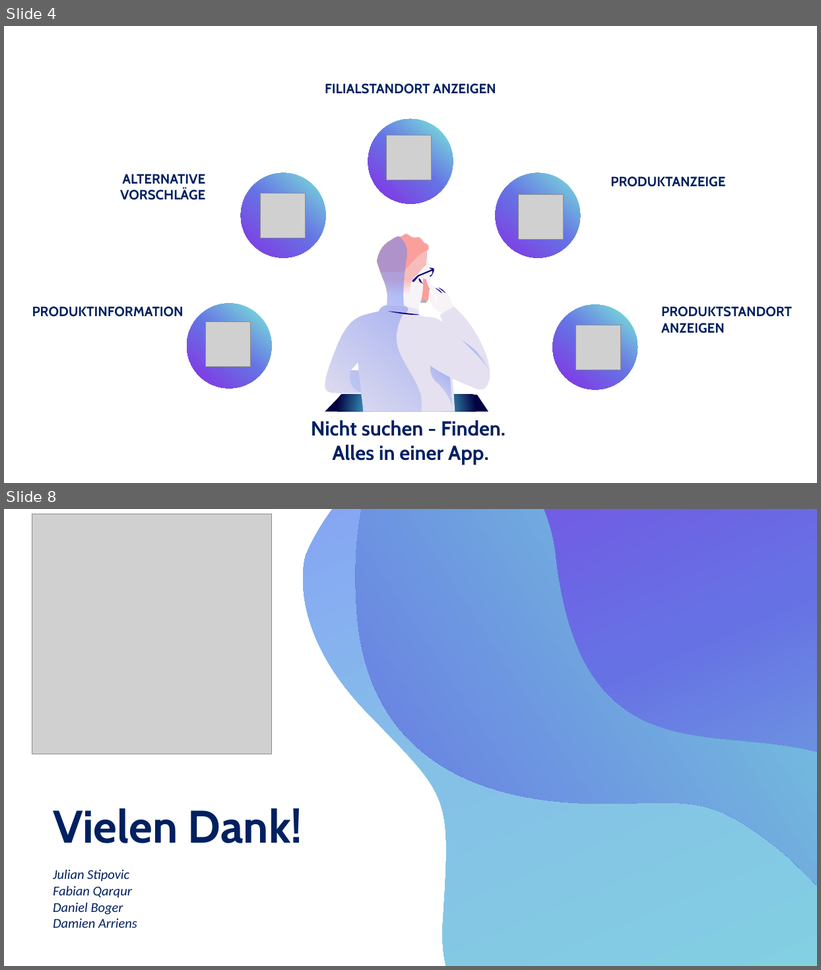
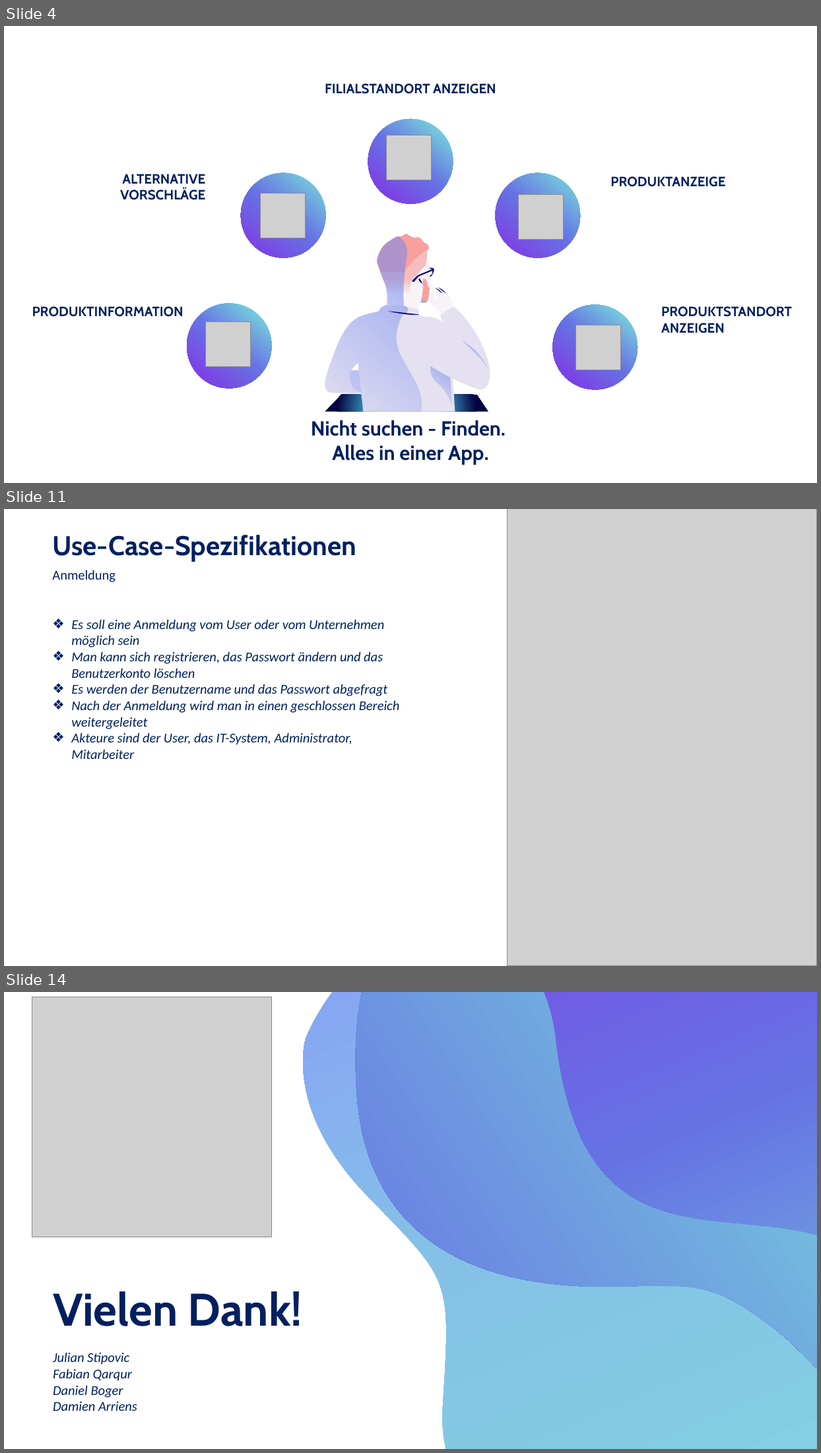
Before and after one commit to DaM1eN02/product-navigator-back-end, a slide deck: Fallstudie/Zwischenpräsentation.pptx. Shown one above the other, each under a label of ours: slides 4 and 8 before the commit, slides 4, 11 and 14 after it; the slides between them are not shown. The pictures are 821x970 and 821x1453 pixels, drawn with LibreOffice and Linux fonts; fonts in the diff are those of the drawing; grey boxes stand for pictures. Boxes give left, top, right and bottom in pixels: in the first picture for what was removed or moved away, otherwise in the second. Text is boxed around its words. In the diff, an @@ line names an element or a change of style, - is before the commit and + after.

```diff
--- a/Fallstudie/Zwischenpräsentation.pptx
+++ b/Fallstudie/Zwischenpräsentation.pptx
@@ slide 11 added at <box>4,509,817,966</box>, background #FFFFFF @@
@@ picture added at <box>507,509,817,966</box> @@
@@ text added at <box>52,535,356,562</box>, 32 pt, text #002060, bold @@
+Use-Case-Spezifikationen
@@ text added at <box>52,570,116,582</box>, 16 pt, text #002060 @@
+Anmeldung
@@ text added at <box>71,619,399,759</box>, 16 pt, text #002060, italic @@
+❖ Es soll eine Anmeldung vom User oder vom Unternehmen möglich sein
+❖ Man kann sich registrieren, das Passwort ändern und das Benutzerkonto löschen
+❖ Es werden der Benutzername und das Passwort abgefragt
+❖ Nach der Anmeldung wird man in einen geschlossen Bereich weitergeleitet
+❖ Akteure sind der User, das IT-System, Administrator, Mitarbeiter
@@ what was slide 8 is now slide 14 @@
```
Also in this commit, not shown: 4 slides changed, 5 other slides added.
